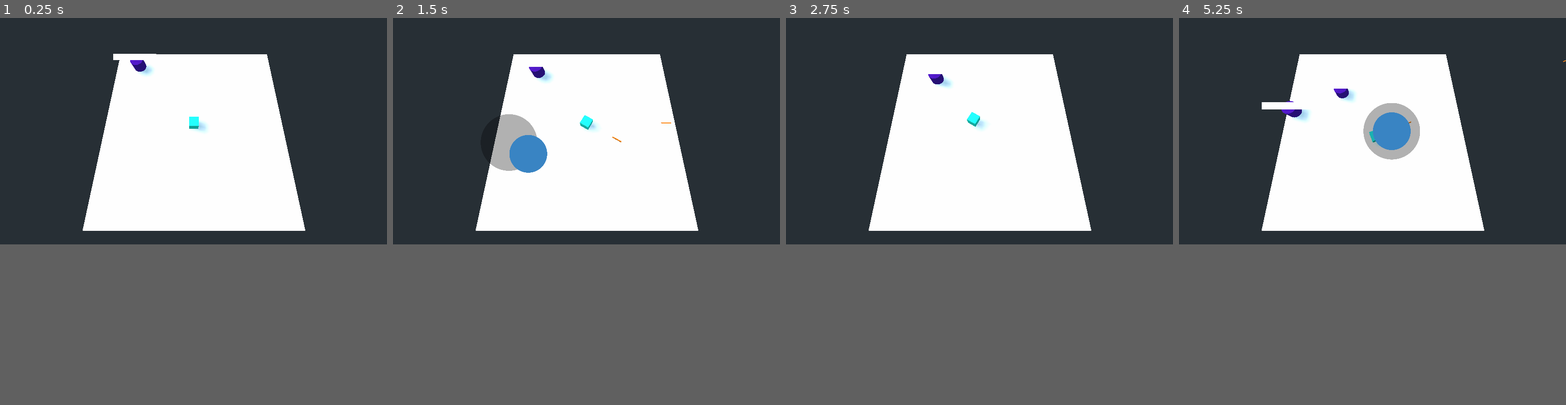
Above: before the commit, frames 1-4 (left to right).
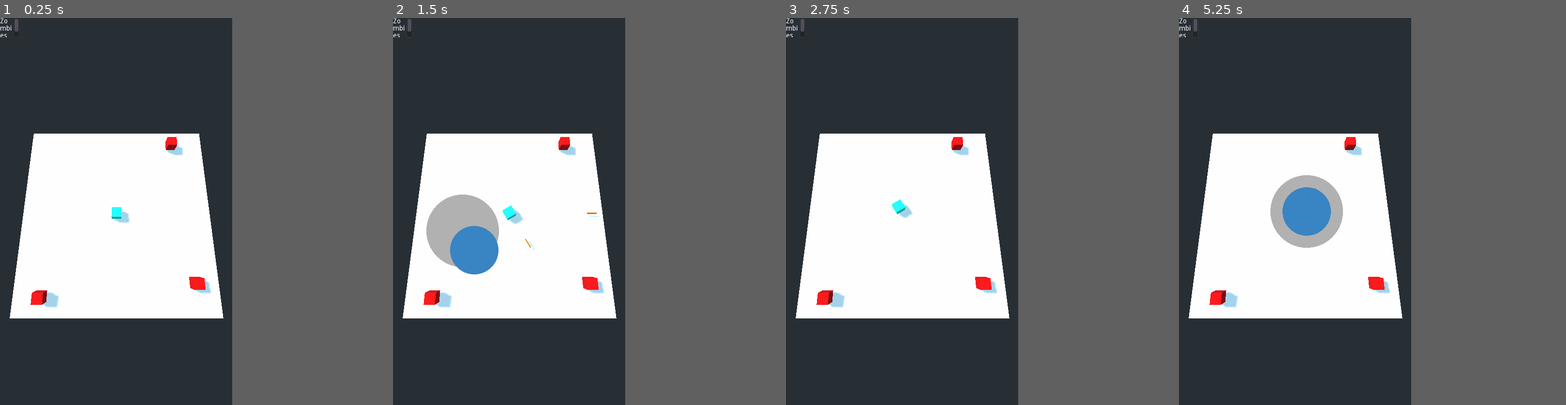
Above: after the commit, the same moments.

Repository: jeffsieu/coma-dash
Game: Godot game, scene res://MainLevel.tscn
Two runs of this game, one before a commit and one after it. Both use one fixed random seed, a clock stepped at 60 frames per second and the inputs below.
Inputs (mouse positions are in pixels of both pictures, inside the frame that each line leads up to):
- Up to frame 1 (0.25 s): no input
- Up to frame 2 (1.5 s): move the mouse to (671, 118) at 0.52 s; click (671, 118) at 0.67 s; drag from (509, 141) to (567, 176) at 1.27 s
- Up to frame 3 (2.75 s): move the mouse to (1018, 79) at 2.02 s; click (1018, 79) at 2.17 s
- Up to frame 4 (5.25 s): drag from (1353, 176) to (1256, 95) at 2.77 s; move the mouse to (1488, 165) at 3.52 s; click (1488, 165) at 3.67 s; drag from (1256, 95) to (1314, 76) at 4.27 s; move the mouse to (1391, 130) at 5.02 s; click (1391, 130) at 5.17 s
In our replay, the window is 800x468 before the commit and 480x800 after it. These sizes can differ from the game's own. Grey fills any space a smaller window leaves; there, only what the larger window draws over its background counts as a difference.

The runs differ from the first frame. In frame 1, 31% of the frame differs, in the area x 0-79%, y 0-78%; in frame 2, 32%; in frame 3, 31%; in frame 4, 33%, in the area x 0-100%, y 0-78%.
Error after the commit: Attempt to call function 'call_group' in base 'null instance' on a null instance. (res://LevelManager/Wave.gd:13)

Commit message:
Start work on enemy spawning areas

Diff:
--- /dev/null
+++ b/EnemySpawner/EnemySpawner.gd
@@ -0,0 +1,26 @@
+extends Area
+
+const Zombie = preload("res://Zombie/Zombie.tscn")
+const max_count = 15
+const respawn_time = 2
+
+var count = 0
+var respawn_cooldown = 0
+var wave
+
+func _ready():
+	add_to_group("spawners")
+
+func start(wave):
+	self.wave = wave
+
+func _process(delta):
+	if respawn_cooldown <= 0:
+		respawn_cooldown += respawn_time
+		count += 1
+		var zombie = Zombie.instance(wave)
+		randomize()
+		zombie.transform.origin = transform.origin + Vector3(randf() * scale.x, -zombie.scale.y, randf() * scale.z)
+		$"..".add_child(zombie)
+		wave.spawned_zombie_count += 1
+	respawn_cooldown -= delta
--- /dev/null
+++ b/EnemySpawner/EnemySpawner.tscn
@@ -0,0 +1,22 @@
+[gd_scene load_steps=5 format=2]
+
+[ext_resource path="res://EnemySpawner/EnemySpawner.gd" type="Script" id=1]
+
+[sub_resource type="BoxShape" id=4]
+
+[sub_resource type="CubeMesh" id=5]
+
+[sub_resource type="SpatialMaterial" id=6]
+albedo_color = Color( 0.964706, 0.00392157, 0.00392157, 1 )
+
+[node name="EnemySpawner" type="Area"]
+transform = Transform( 1, 0, 0, 0, 1, 0, 0, 0, 1, 0, -0.774463, -9.60161 )
+script = ExtResource( 1 )
+
+[node name="CollisionShape" type="CollisionShape" parent="."]
+shape = SubResource( 4 )
+
+[node name="CSGMesh" type="CSGMesh" parent="."]
+transform = Transform( 1, 0, 0, 0, 1, 0, 0, 0, 1, 0.00162125, -1.90735e-06, 0.0430927 )
+mesh = SubResource( 5 )
+material = SubResource( 6 )
--- /dev/null
+++ b/LevelManager/LevelManager.gd
@@ -0,0 +1,20 @@
+extends Node
+
+const Wave = preload("res://LevelManager/Wave.gd")
+
+var current_wave
+
+signal wave_changed
+
+func _ready():
+	spawn_wave()
+	pass # Replace with function body.
+
+func spawn_wave():
+	var wave = Wave.new(5)
+	current_wave = wave
+	emit_signal("wave_changed", current_wave)
+	wave.start()
+
+#func _process(delta):
+#	pass
--- /dev/null
+++ b/LevelManager/Wave.gd
@@ -0,0 +1,17 @@
+extends Node
+
+var zombie_count
+var spawned_zombie_count = 0
+
+signal spawned_zombie_count_changed
+
+func _init(zombie_count):
+	self.zombie_count = zombie_count
+	emit_signal("spawned_zombie_count_changed")
+
+func start():
+	get_tree().call_group("spawners", "start", self)
+
+func zombie_spawned():
+	spawned_zombie_count += 1
+	emit_signal("spawned_zombie_count_changed", spawned_zombie_count)
--- a/MainLevel.tscn
+++ b/MainLevel.tscn
@@ -1,11 +1,13 @@
-[gd_scene load_steps=10 format=2]
+[gd_scene load_steps=12 format=2]
 
 [ext_resource path="res://Player/Player.tscn" type="PackedScene" id=1]
 [ext_resource path="res://Joystick/knob.png" type="Texture" id=2]
 [ext_resource path="res://Joystick/back.png" type="Texture" id=3]
 [ext_resource path="res://Joystick/Joystick.gd" type="Script" id=4]
 [ext_resource path="res://Joystick/JoystickKnob.gd" type="Script" id=5]
-[ext_resource path="res://ZombieSpawner.gd" type="Script" id=6]
+[ext_resource path="res://EnemySpawner/EnemySpawner.tscn" type="PackedScene" id=6]
+[ext_resource path="res://LevelManager/LevelManager.gd" type="Script" id=7]
+[ext_resource path="res://ZombieCount.gd" type="Script" id=8]
 
 [sub_resource type="BoxShape" id=1]
 
@@ -14,7 +16,6 @@
 [sub_resource type="CircleShape2D" id=3]
 
 [node name="Level" type="Spatial"]
-script = ExtResource( 6 )
 
 [node name="Floor" type="StaticBody" parent="."]
 transform = Transform( 20, 0, 0, 0, 1, 0, 0, 0, 20, 0, -3.24301, 0 )
@@ -27,7 +28,7 @@
 mesh = SubResource( 2 )
 
 [node name="Camera" type="Camera" parent="."]
-transform = Transform( -3.89697e-08, 0.970972, -0.239194, 1.58191e-07, 0.239194, 0.970972, 1, -7.10543e-15, -1.62921e-07, -7.02198, 19.7919, -0.0807962 )
+transform = Transform( -3.89697e-08, 0.970972, -0.239194, 1.58191e-07, 0.239194, 0.970972, 1, 1.49214e-13, -1.6292e-07, -8.36491, 34.1997, -0.0807962 )
 fov = 96.0
 
 [node name="Player" parent="." instance=ExtResource( 1 )]
@@ -46,3 +47,28 @@
 normal = ExtResource( 2 )
 shape = SubResource( 3 )
 script = ExtResource( 5 )
+
+[node name="EnemySpawner" parent="." instance=ExtResource( 6 )]
+transform = Transform( 1, 0, 0, 0, 1, 0, 0, 0, 1, -16.0634, -0.774463, -14.3019 )
+
+[node name="EnemySpawner2" parent="." instance=ExtResource( 6 )]
+transform = Transform( 1, 0, 0, 0, 1, 0, 0, 0, 1, 16.2285, -0.774463, 12.4516 )
+
+[node name="EnemySpawner3" parent="." instance=ExtResource( 6 )]
+transform = Transform( 1, 0, 0, 0, 1, 0, 0, 0, 1, -13.6069, -0.774463, 15.0819 )
+
+[node name="MarginContainer" type="MarginContainer" parent="."]
+margin_right = 40.0
+margin_bottom = 40.0
+__meta__ = {
+"_edit_use_anchors_": false
+}
+
+[node name="Zombies left" type="RichTextLabel" parent="MarginContainer"]
+margin_right = 40.0
+margin_bottom = 40.0
+text = "BRUH TEST"
+script = ExtResource( 8 )
+
+[node name="LevelManager" type="Node" parent="."]
+script = ExtResource( 7 )
--- a/Player/Player.gd
+++ b/Player/Player.gd
@@ -45,7 +45,7 @@
 		direction.z -= joystick_direction.x
 
 		if has_shot:
-			velocity += direction * movement_speed * pow(direction.angle_to(velocity), 2)
+			velocity += direction * movement_speed
 	else:
 		velocity = velocity * pow((1 - friction), delta)
 		shoot_cooldown = 0
--- a/Zombie/HealthBar.gd
+++ b/Zombie/HealthBar.gd
@@ -6,8 +6,8 @@
 func _ready():
 	texture = $Viewport.get_texture()
 
-func set_max_health(max_health):
-	self.max_health = max_health
+func set_max_health(health):
+	self.max_health = health
 	$Viewport/ProgressBar.set_max(self.max_health)
 
 func update_health(health):
--- /dev/null
+++ b/ZombieCount.gd
@@ -0,0 +1,15 @@
+extends RichTextLabel
+
+var current_wave
+
+func _ready():
+	text = "Zombies left"
+	var level_manager = $"/root/Level/LevelManager"
+	level_manager.connect("wave_changed", self, "on_wave_changed")
+
+func _on_wave_changed(wave):
+	current_wave = wave
+	current_wave.connect("game_over", self, "on_spawned_zombie_count_changed")
+
+func on_spawned_zombie_count_changed(spawned_zombie_count):
+	text = str(spawned_zombie_count) + "/" + current_wave.zombie_count
--- a/ZombieSpawner.gd
+++ /dev/null
@@ -1,20 +0,0 @@
-extends Spatial
-
-const Zombie = preload("res://Zombie/Zombie.tscn")
-const max_count = 15
-const respawn_time = 5
-
-var count = 0
-var respawn_cooldown = 0
-
-func _process(delta):
-
-	if respawn_cooldown <= 0:
-		respawn_cooldown += respawn_time
-		count += 1
-		var zombie = Zombie.instance()
-		var floor_node = $"Floor"
-		randomize()
-		zombie.transform.origin = Vector3(rand_range(-floor_node.scale.x, floor_node.scale.x), -zombie.scale.y, rand_range(-floor_node.scale.z, floor_node.scale.z))
-		$"..".add_child(zombie)
-	respawn_cooldown -= delta
--- a/project.godot
+++ b/project.godot
@@ -18,6 +18,11 @@
 config/name="Last Man Sitting"
 run/main_scene="res://MainLevel.tscn"
 config/icon="res://icon.png"
+
+[display]
+
+window/size/width=480
+window/size/height=800
 
 [input]
 
